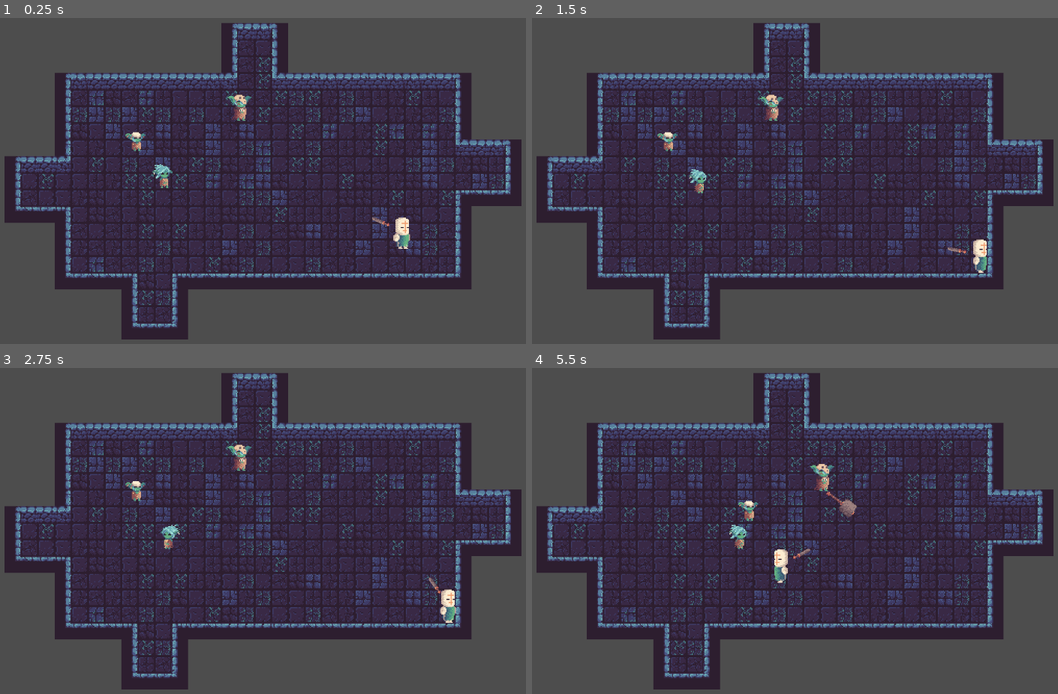
Above: before the commit, frames 1-4 (two rows, left to right).
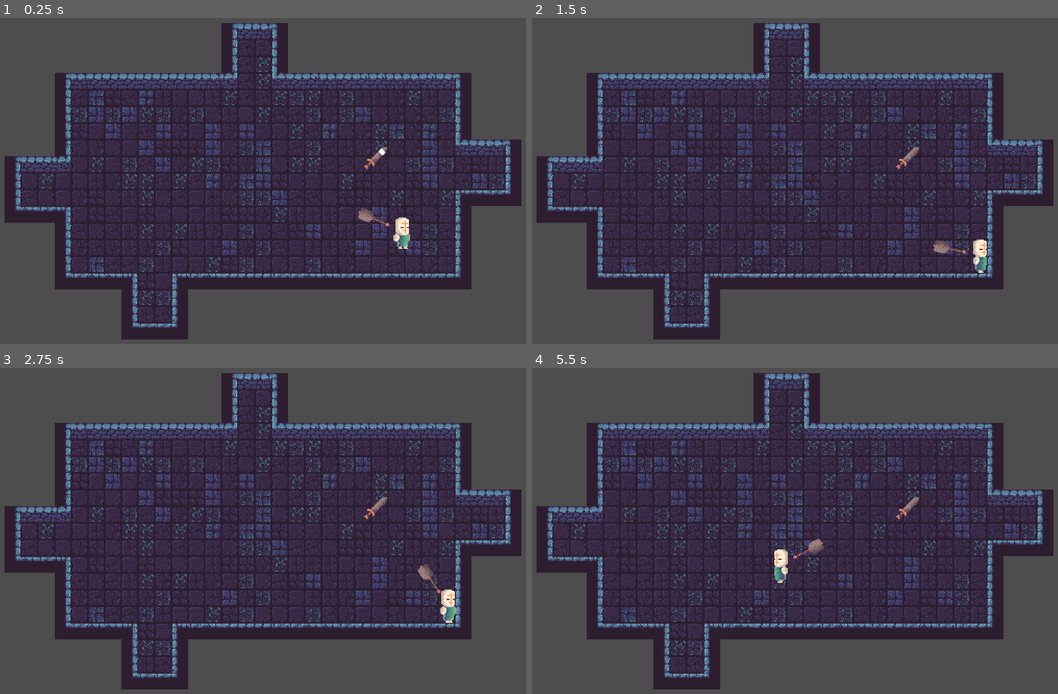
Above: after the commit, the same moments.

Repository: Shiftersout/gp-roguelite
Game: Godot game, scene res://Scenes/debugenemy.tscn
The game is run twice, just before and just after one commit, with the same random seed, the same clock (stepped at 60 frames per second) and the same inputs. This scene is started directly instead of the project's main scene.
Inputs (mouse positions are in pixels of both pictures, inside the frame that each line leads up to):
- Up to frame 1 (0.25 s): no input
- Up to frame 2 (1.5 s): move the mouse to (947, 161) at 0.52 s; hold D (move_right) 0.53-1.28 s; hold Mouse wheel up (change_weapon, bound only after the commit) 0.53-1.28 s; tap E (interact, bound only after the commit) at 0.8, 1.35 s; move the mouse to (695, 197) at 1.27 s; hold S (move_down) from 1.28 s (still down)
- Up to frame 3 (2.75 s): tap Mouse wheel up (change_weapon, bound only after the commit) at 1.55 s; move the mouse to (341, 456) at 2.02 s; release S (move_down) at 2.03 s; hold D (move_right) from 2.03 s (still down); hold E (interact, bound only after the commit) from 2.03 s (still down); click (341, 456) at 2.1 s
- Up to frame 4 (5.5 s): move the mouse to (784, 596) at 2.77 s; release D (move_right) at 2.78 s; release E (interact, bound only after the commit) at 2.78 s; hold W (move_up) 2.78-3.53 s; tap Mouse wheel up (change_weapon, bound only after the commit) at 2.85, 4.35 s; move the mouse to (994, 579) at 3.52 s; hold E (interact, bound only after the commit) 3.53-4.28 s; hold A (move_left) 3.53-5.03 s; move the mouse to (637, 478) at 4.27 s; move the mouse to (842, 527) at 5.02 s; hold S (move_down) from 5.03 s (still down); hold E (interact, bound only after the commit) from 5.03 s (still down)

The runs differ from the first frame. In frame 1, 0.7% of the frame differs, in the area x 23-74%, y 23-64%; in frame 2, 0.7%; in frame 3, 0.7%; in frame 4, 0.9%, in the area x 37-74%, y 29-59%.

Commit message:
Started weapon pickup system

Diff:
--- a/Scenes/Itens/sword_item.tscn
+++ b/Scenes/Itens/sword_item.tscn
@@ -1,7 +1,18 @@
-[gd_scene load_steps=5 format=3 uid="uid://77pljnuk3rse"]
+[gd_scene load_steps=9 format=3 uid="uid://77pljnuk3rse"]
 
 [ext_resource type="Shader" path="res://Shaders/shine.gdshader" id="1_5iunl"]
+[ext_resource type="Shader" path="res://Shaders/outline.gdshader" id="1_jcwos"]
 [ext_resource type="Texture2D" uid="uid://caj000muk0eha" path="res://Sprites/itens/sword_item.png" id="1_w5fr3"]
+[ext_resource type="Script" path="res://Scripts/item.gd" id="2_eyxva"]
+[ext_resource type="PackedScene" uid="uid://c0mr8ealumylf" path="res://Scenes/Weapons/sword.tscn" id="3_fal2o"]
+
+[sub_resource type="ShaderMaterial" id="ShaderMaterial_caujb"]
+shader = ExtResource("1_jcwos")
+shader_parameter/color = Color(1, 1, 1, 1)
+shader_parameter/width = 1.0
+shader_parameter/pattern = 0
+shader_parameter/inside = false
+shader_parameter/add_margins = true
 
 [sub_resource type="ShaderMaterial" id="ShaderMaterial_ogdn2"]
 shader = ExtResource("1_5iunl")
@@ -12,12 +23,16 @@
 [sub_resource type="RectangleShape2D" id="RectangleShape2D_gtl6q"]
 
 [node name="sword_item" type="Node2D"]
+material = SubResource("ShaderMaterial_caujb")
 
 [node name="Sprite2D" type="Sprite2D" parent="."]
 material = SubResource("ShaderMaterial_ogdn2")
 texture = ExtResource("1_w5fr3")
 
-[node name="Area2D" type="Area2D" parent="."]
+[node name="Area2D" type="Area2D" parent="." node_paths=PackedStringArray("sprite") groups=["interactible", "item"]]
+script = ExtResource("2_eyxva")
+weapon_scene = ExtResource("3_fal2o")
+sprite = NodePath("../Sprite2D")
 
 [node name="CollisionShape2D" type="CollisionShape2D" parent="Area2D"]
 shape = SubResource("RectangleShape2D_gtl6q")
--- a/Scenes/Player/player.tscn
+++ b/Scenes/Player/player.tscn
@@ -3,8 +3,8 @@
 [ext_resource type="Script" path="res://Scripts/player/player.gd" id="1_hy678"]
 [ext_resource type="Texture2D" uid="uid://cxp1l5qvxnygf" path="res://Sprites/player/player_idle.png" id="2_0q8xq"]
 [ext_resource type="Texture2D" uid="uid://dbcx3qqrg143v" path="res://Sprites/player/player_walking.png" id="3_018mt"]
-[ext_resource type="PackedScene" uid="uid://djt775wvor1ym" path="res://Scenes/Weapons/dagger.tscn" id="4_6r1mj"]
 [ext_resource type="AudioStream" uid="uid://gpd380vn44k7" path="res://Audio/hurt.ogg" id="4_d3py6"]
+[ext_resource type="PackedScene" uid="uid://b3iqbkdgbttva" path="res://Scenes/Weapons/hammer.tscn" id="5_sis28"]
 
 [sub_resource type="AtlasTexture" id="AtlasTexture_k2gem"]
 atlas = ExtResource("2_0q8xq")
@@ -193,10 +193,12 @@
 
 [node name="Hand" type="Node2D" parent="."]
 
-[node name="Dagger" parent="Hand" instance=ExtResource("4_6r1mj")]
+[node name="Hammer" parent="Hand" instance=ExtResource("5_sis28")]
 
 [node name="RayCast2D" type="RayCast2D" parent="."]
 target_position = Vector2(30, 0)
+collide_with_areas = true
+collide_with_bodies = false
 
 [node name="AnimationPlayer" type="AnimationPlayer" parent="."]
 libraries = {
--- a/Scenes/debugenemy.tscn
+++ b/Scenes/debugenemy.tscn
@@ -1,10 +1,11 @@
-[gd_scene load_steps=6 format=3 uid="uid://c45o3s6qm7qg8"]
+[gd_scene load_steps=7 format=3 uid="uid://c45o3s6qm7qg8"]
 
 [ext_resource type="PackedScene" uid="uid://bw67e8mrqn5vd" path="res://Scenes/tile_map_pcg.tscn" id="2_57i02"]
 [ext_resource type="PackedScene" uid="uid://bt0wbs7fi3ffm" path="res://Scenes/Player/player.tscn" id="3_bvah5"]
 [ext_resource type="PackedScene" uid="uid://bxdolqcnms1e4" path="res://Scenes/Enemies/first floor/f_goblin.tscn" id="4_4l2yu"]
 [ext_resource type="PackedScene" uid="uid://18v1vrksmqug" path="res://Scenes/Enemies/first floor/m_goblin.tscn" id="4_nc2aw"]
 [ext_resource type="PackedScene" uid="uid://mi0sbway6q46" path="res://Scenes/Enemies/first floor/hobgoblin.tscn" id="5_iovfu"]
+[ext_resource type="PackedScene" uid="uid://77pljnuk3rse" path="res://Scenes/Itens/sword_item.tscn" id="6_ny50x"]
 
 [node name="debugenemy" type="Node2D"]
 
@@ -19,16 +20,25 @@
 position = Vector2(558, 280)
 
 [node name="MaleGoblin" parent="." instance=ExtResource("4_nc2aw")]
+process_mode = 4
+visible = false
 position = Vector2(302, 193)
 room_top_left = Vector2(15, 9)
 room_size = Vector2(23, 11)
 
 [node name="FemaleGobin" parent="." instance=ExtResource("4_4l2yu")]
+process_mode = 4
+visible = false
 position = Vector2(327, 226)
 room_top_left = Vector2(15, 9)
 room_size = Vector2(23, 11)
 
 [node name="Hobgoblin" parent="." instance=ExtResource("5_iovfu")]
+process_mode = 4
+visible = false
 position = Vector2(400, 161)
 room_top_left = Vector2(15, 9)
 room_size = Vector2(23, 11)
+
+[node name="sword_item" parent="." instance=ExtResource("6_ny50x")]
+position = Vector2(532, 210)
--- /dev/null
+++ b/Scripts/item.gd
@@ -0,0 +1,17 @@
+extends Node2D
+
+@export var weapon_scene : Resource
+@export var sprite : Sprite2D
+
+func on_interact(player):
+	player.trade_weapon(weapon_scene)
+	get_parent().queue_free()
+
+func on_inspection():
+	sprite.use_parent_material = true
+
+func on_stop_inspection():
+	sprite.use_parent_material = false
+
+func on_consuming(player):
+	pass
--- a/Scripts/player/player.gd
+++ b/Scripts/player/player.gd
@@ -17,18 +17,23 @@
 var weapon_animation : AnimationPlayer
 var weapon_particles : GPUParticles2D
 
+var current_interactible
+
 func _ready():
 	var map = get_tree().get_first_node_in_group("tilemap")
 	camera.limit_bottom = (map.map_h*16)
 	camera.limit_right = (map.map_w*16)
-	change_weapon()
+
+	weapon = hand.get_child(current_weapon)
+	weapon_animation = weapon.get_node("AnimationPlayer")
+	weapon_particles = weapon.get_node("WeaponNode/GPUParticles2D")
 
 func _physics_process(_delta):
 	move()
 	flipSprite()
 	rotateWeapon()
 	attack()
-
+	cast_ray()
 	move_and_slide()
 
 ## Handles basic character movement
@@ -76,11 +81,56 @@
 	if health_points <= 0:
 		print_debug("GAME OVER!")
 
+
+func _input(event):
+	if event.is_action_pressed("change_weapon"):
+		current_weapon+=1
+		if current_weapon > 1: current_weapon = 0
+		change_weapon()
+
+	if event.is_action_pressed("interact") and raycast.is_colliding():
+		current_interactible = raycast.get_collider()
+		if current_interactible .is_in_group("interactible"):
+			current_interactible.on_interact(self)
+
+func cast_ray():
+	if raycast.is_colliding():
+		current_interactible = raycast.get_collider()
+		if current_interactible:
+			if current_interactible.is_in_group("interactible"):
+				current_interactible .on_inspection()
+	else:
+		if current_interactible and current_interactible.is_in_group("interactible"):
+			current_interactible.on_stop_inspection()
+		current_interactible = null
+
+
+func trade_weapon(scene):
+	if hand.get_child_count() < 2:
+		hand.add_child(scene.instantiate())
+		current_weapon = 1
+		change_weapon()
+	else:
+		hand.get_child(current_weapon).queue_free()
+		hand.add_child(scene.instantiate())
+		current_weapon = 1
+		weapon = hand.get_child(current_weapon)
+		weapon_animation = weapon.get_node("AnimationPlayer")
+		weapon_particles = weapon.get_node("WeaponNode/GPUParticles2D")
+
 ## Changes the weapon to current selected
 func change_weapon():
+	if hand.get_child_count() < 2:
+		return false
+
+	weapon.process_mode = Node.PROCESS_MODE_DISABLED
+	weapon.visible = false
 	weapon = hand.get_child(current_weapon)
+	weapon.process_mode = Node.PROCESS_MODE_INHERIT
+	weapon.visible = true
 	weapon_animation = weapon.get_node("AnimationPlayer")
 	weapon_particles = weapon.get_node("WeaponNode/GPUParticles2D")
+	return true
 
 ## Take damage if hit by enemy
 func _on_hurt_box_area_entered(area):
--- /dev/null
+++ b/Shaders/outline.gdshader
@@ -0,0 +1,62 @@
+shader_type canvas_item;
+
+uniform vec4 color : source_color = vec4(1.0);
+uniform float width : hint_range(0, 10) = 1.0;
+uniform int pattern : hint_range(0, 2) = 0;
+uniform bool inside = false;
+uniform bool add_margins = true;
+
+void vertex() {
+	if (add_margins) {
+		VERTEX += (UV * 2.0 - 1.0) * width;
+	}
+}
+
+bool hasContraryNeighbour(vec2 uv, vec2 texture_pixel_size, sampler2D texture) {
+	for (float i = -ceil(width); i <= ceil(width); i++) {
+		float x = abs(i) > width ? width * sign(i) : i;
+		float offset;
+
+		if (pattern == 0) {
+			offset = width - abs(x);
+		} else if (pattern == 1) {
+			offset = floor(sqrt(pow(width + 0.5, 2) - x * x));
+		} else if (pattern == 2) {
+			offset = width;
+		}
+
+		for (float j = -ceil(offset); j <= ceil(offset); j++) {
+			float y = abs(j) > offset ? offset * sign(j) : j;
+			vec2 xy = uv + texture_pixel_size * vec2(x, y);
+
+			if ((xy != clamp(xy, vec2(0.0), vec2(1.0)) || texture(texture, xy).a == 0.0) == inside) {
+				return true;
+			}
+		}
+	}
+
+	return false;
+}
+
+void fragment() {
+	vec2 uv = UV;
+
+	if (add_margins) {
+		vec2 texture_pixel_size = vec2(1.0) / (vec2(1.0) / TEXTURE_PIXEL_SIZE + vec2(width * 2.0));
+
+		uv = (uv - texture_pixel_size * width) * TEXTURE_PIXEL_SIZE / texture_pixel_size;
+
+		if (uv != clamp(uv, vec2(0.0), vec2(1.0))) {
+			COLOR.a = 0.0;
+		} else {
+			COLOR = texture(TEXTURE, uv);
+		}
+	} else {
+		COLOR = texture(TEXTURE, uv);
+	}
+
+	if ((COLOR.a > 0.0) == inside && hasContraryNeighbour(uv, TEXTURE_PIXEL_SIZE, TEXTURE)) {
+		COLOR.rgb = inside ? mix(COLOR.rgb, color.rgb, color.a) : color.rgb;
+		COLOR.a += (1.0 - COLOR.a) * color.a;
+	}
+}
--- a/project.godot
+++ b/project.godot
@@ -51,6 +51,17 @@
 "events": [Object(InputEventMouseButton,"resource_local_to_scene":false,"resource_name":"","device":-1,"window_id":0,"a …(253 unchanged characters)…
 ]
 }
+change_weapon={
+"deadzone": 0.5,
+"events": [Object(InputEventMouseButton,"resource_local_to_scene":false,"resource_name":"","device":-1,"window_id":0,"alt_pressed":false,"shift_pressed":false,"ctrl_pressed":false,"meta_pressed":false,"button_mask":0,"position":Vector2(0, 0),"global_position":Vector2(0, 0),"factor":1.0,"button_index":4,"canceled":false,"pressed":false,"double_click":false,"script":null)
+, Object(InputEventMouseButton,"resource_local_to_scene":false,"resource_name":"","device":-1,"window_id":0,"alt_pressed":false,"shift_pressed":false,"ctrl_pressed":false,"meta_pressed":false,"button_mask":0,"position":Vector2(0, 0),"global_position":Vector2(0, 0),"factor":1.0,"button_index":5,"canceled":false,"pressed":false,"double_click":false,"script":null)
+]
+}
+interact={
+"deadzone": 0.5,
+"events": [Object(InputEventKey,"resource_local_to_scene":false,"resource_name":"","device":0,"window_id":0,"alt_pressed":false,"shift_pressed":false,"ctrl_pressed":false,"meta_pressed":false,"pressed":false,"keycode":0,"physical_keycode":69,"key_label":0,"unicode":0,"echo":false,"script":null)
+]
+}
 
 [rendering]
 
Not shown: 1 places in Scenes/Weapons/sword.tscn that only renumber resources
